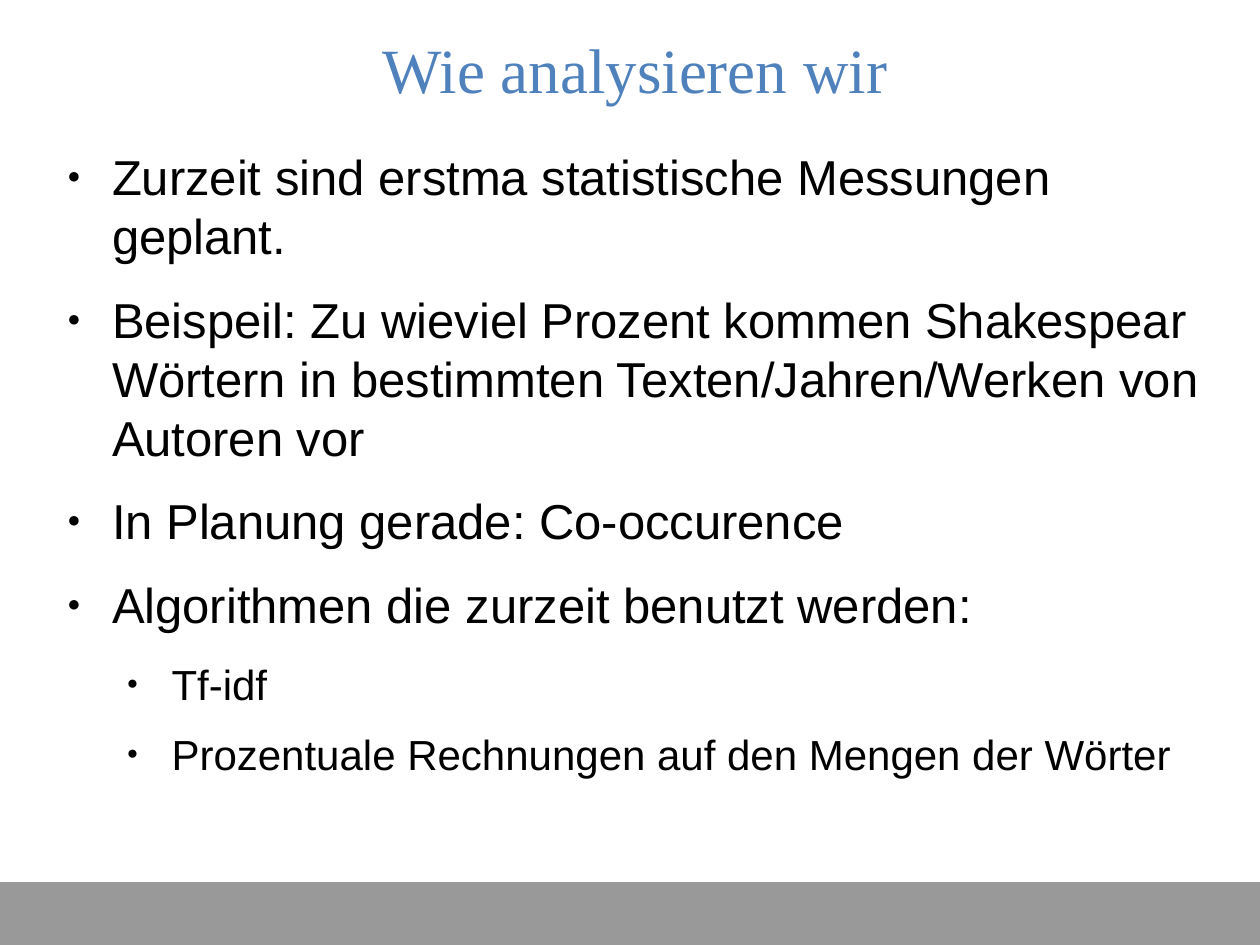
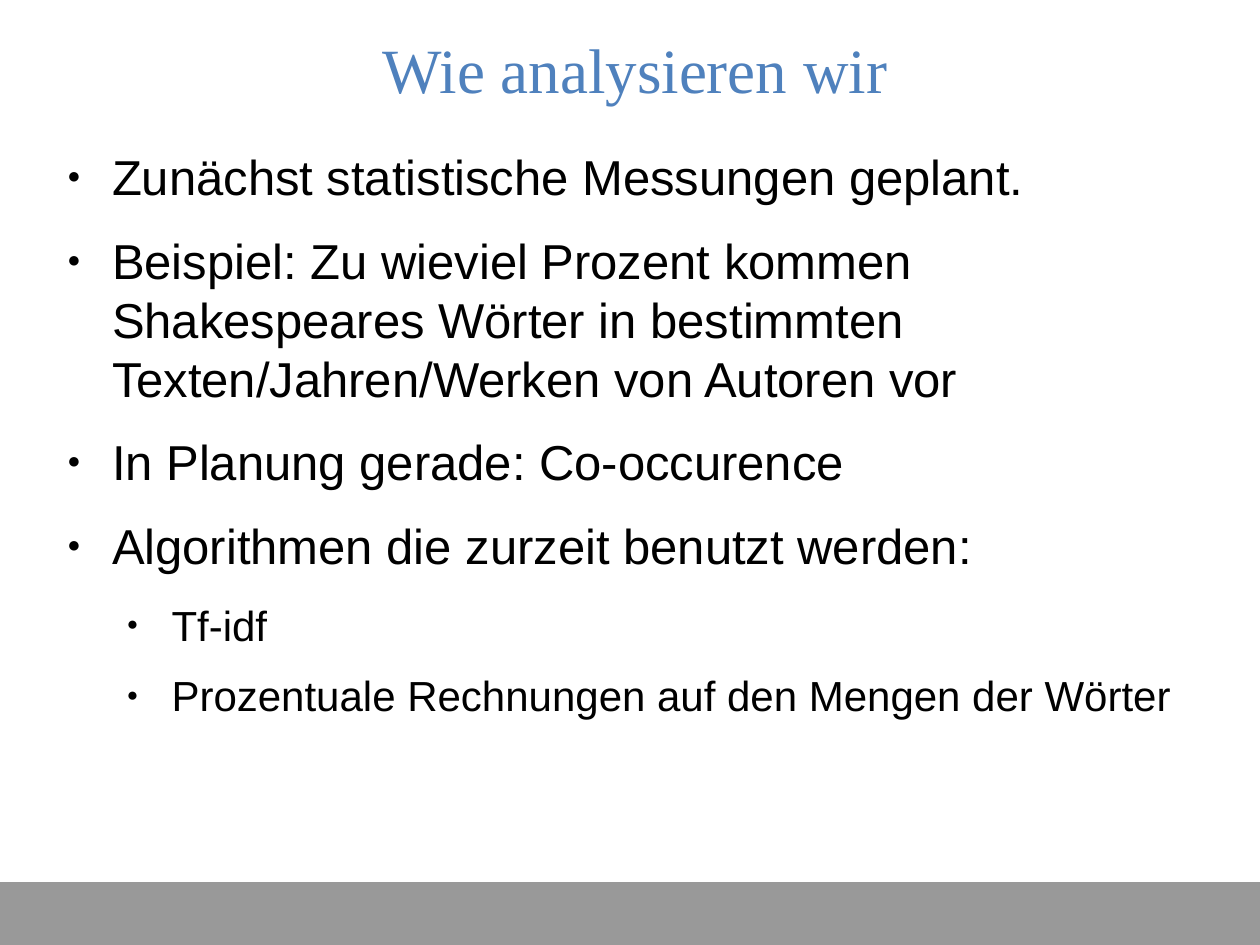
Before and after one commit to DHLeipzig-CurrentTopics-SS2014/shakespeare_project, a slide deck: slide 5 of presentation/thomas.odp. Drawn at 1260x945 pixels with LibreOffice and Linux fonts; fonts in the diff are those of the drawing. Boxes give left, top, right and bottom in pixels: in the first picture for what was removed or moved away, otherwise in the second. Text is boxed around its words. In the diff, an @@ line names an element or a change of style, - is before the commit and + after.

Commit message:
fixed some typos

```diff
--- a/presentation/thomas.odp
+++ b/presentation/thomas.odp
@@ text at box(112, 159, 1023, 398): text changed @@
-● Zurzeit sind erstma statistische Messungen geplant.
-● Beispeil: Zu wieviel Prozent kommen Shakespear Wörtern in bestimmten Texten/Jahren/Werken von Autoren vor
+● Zunächst statistische Messungen geplant.
+● Beispiel: Zu wieviel Prozent kommen Shakespeares Wörter in bestimmten Texten/Jahren/Werken von Autoren vor
```
Also in this commit, not shown: 3 other slides changed.
